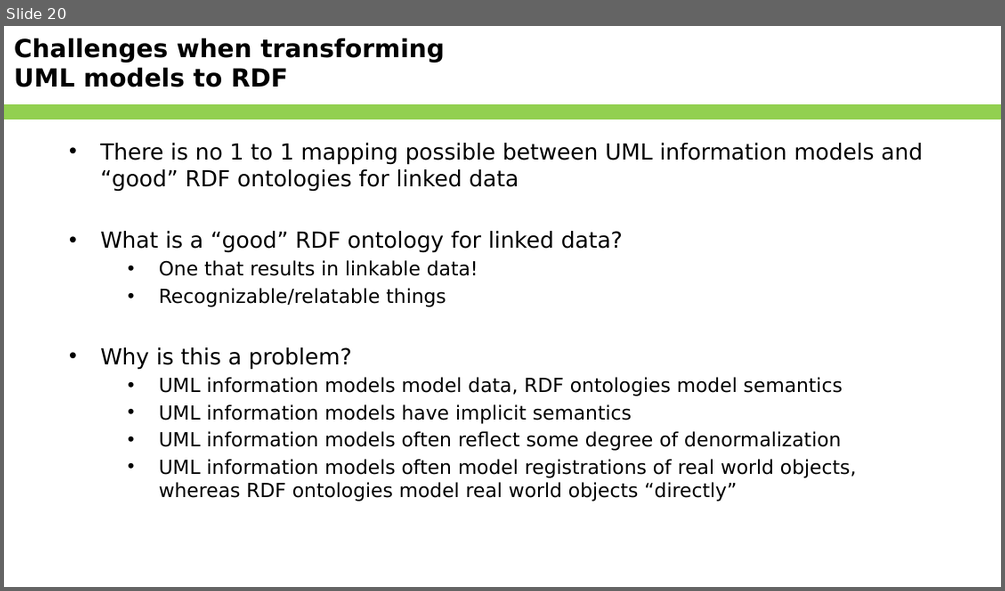
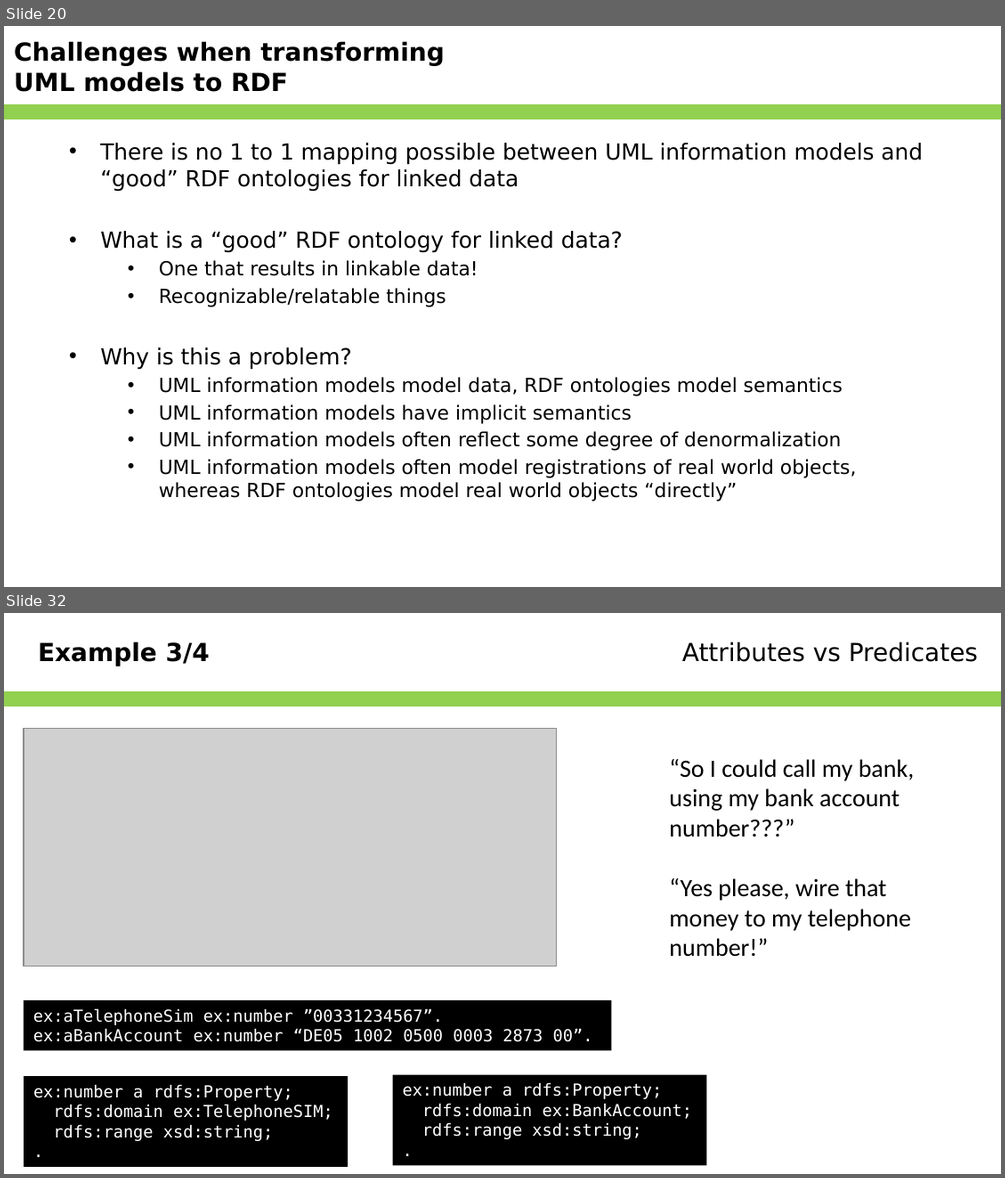
Before and after one commit to Geonovum/NEN3610-Linkeddata, a slide deck: Presentations/NEN3610-LD and ISO19103.pptx. Shown one above the other, each under a label of ours: slide 20 before the commit, slides 20 and 32 after it; the slides between them are not shown. The pictures are 1005x591 and 1005x1178 pixels, drawn with LibreOffice and Linux fonts; fonts in the diff are those of the drawing; grey boxes stand for pictures; background and template pictures are left out. Boxes give left, top, right and bottom in pixels: in the first picture for what was removed or moved away, otherwise in the second. Text is boxed around its words. In the diff, an @@ line names an element or a change of style, - is before the commit and + after.

```diff
--- a/Presentations/NEN3610-LD and ISO19103.pptx
+++ b/Presentations/NEN3610-LD and ISO19103.pptx
@@ slide 32 added at box(4, 613, 1001, 1174), background #FFFFFF; not listed: 1 template element that a slide beside it also shows @@
@@ text added at box(38, 641, 210, 666), 18 pt, text #000000, bold @@
+Example 3/4
@@ text added at box(682, 641, 978, 662), 18 pt, text #000000 @@
+Attributes vs Predicates
@@ picture added at box(24, 728, 558, 965) @@
@@ text added at box(669, 759, 914, 957), 18 pt, text #000000 @@
+“So I could call my bank, using my bank account number???”
+“Yes please, wire that money to my telephone number!”
@@ rectangle added at box(24, 1000, 612, 1050), fill #000000, 12 pt, text #FFFFFF @@
+ex:aTelephoneSim ex:number ”00331234567”.
+ex:aBankAccount ex:number “DE05 1002 0500 0003 2873 00”.
@@ rectangle added at box(24, 1076, 348, 1167), fill #000000, 12 pt, text #FFFFFF @@
+ex:number a rdfs:Property;
+rdfs:domain ex:TelephoneSIM;
+rdfs:range xsd:string;
+.
@@ rectangle added at box(393, 1075, 707, 1165), fill #000000, 12 pt, text #FFFFFF @@
+ex:number a rdfs:Property;
+rdfs:domain ex:BankAccount;
+rdfs:range xsd:string;
+.
@@ slide 20 changed as well @@
@@ text "Challenges when transforming UML models ..." at box(14, 41, 444, 92): vertical alignment top to middle @@
```
Also in this commit, not shown: 4 other slides changed, 15 other slides added, 4 slides removed.
